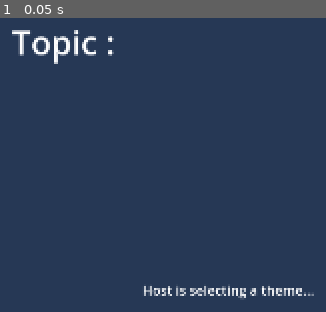
Above: before the commit, frame 1.
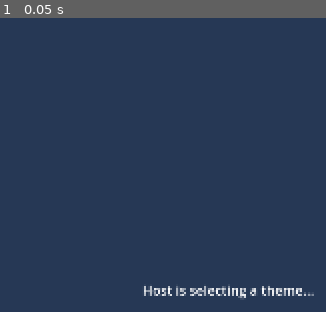
Above: after the commit, the same moment.

Repository: pvmathew/denliner
Game: Godot game, scene res://Scenes/ThemeSelection/theme_selection.tscn
The game is run twice, just before and just after one commit, with the same random seed, the same clock (stepped at 60 frames per second) and the same inputs. This scene is started directly instead of the project's main scene.
Inputs:
- Up to frame 1 (0.05 s): no input

The runs differ from the first frame. In frame 1, 1.1% of the frame differs, in the area x 3-35%, y 4-16%.

Commit message:
Send status update to other players when player sees topic, is drawing

Diff:
--- a/Scenes/Drawing/first_drawing.tscn
+++ b/Scenes/Drawing/first_drawing.tscn
@@ -48,3 +48,5 @@
 wait_time = 30.0
 one_shot = true
 autostart = true
+
+[connection signal="timeout" from="Timer" to="." method="_on_timer_timeout"]
--- a/Scenes/ThemeSelection/theme_selection.gd
+++ b/Scenes/ThemeSelection/theme_selection.gd
@@ -9,6 +9,7 @@
 	http_request.request_completed.connect(_on_request_completed)
 
 	if PlayerData.is_host:
+		$Topic.visible = true
 		$ThemeList.visible = true
 	else:
 		$LobbyDisclaimer.visible = true
@@ -25,6 +26,7 @@
 	GameData.topic = topic
 	$Topic.text = topic
 
+	rpc("status_update", Status.Thinking)
 	start_timer()
 
 func start_timer():
@@ -39,4 +41,14 @@
 	print("time has run out, showing canvas")
 	# This method is called when the timer expires
 	# Change to your desired scene after 10 seconds
+	rpc("status_update", Status.Drawing)
 	get_tree().change_scene_to_file("res://Scenes/Drawing/first_drawing.tscn")
+
+enum Status { Thinking, Drawing }
+
+@rpc("any_peer")
+func status_update(status):
+	if status == Status.Thinking:
+		$LobbyDisclaimer.text = "Host is thinking very hard..."
+	elif status == Status.Drawing:
+		$LobbyDisclaimer.text = "Host is drawing!"
--- a/Scenes/ThemeSelection/theme_selection.tscn
+++ b/Scenes/ThemeSelection/theme_selection.tscn
@@ -34,6 +34,7 @@
 text = "Host is selecting a theme..."
 
 [node name="Topic" type="Label" parent="."]
+visible = false
 offset_left = 764.0
 offset_top = 194.0
 offset_right = 888.0
